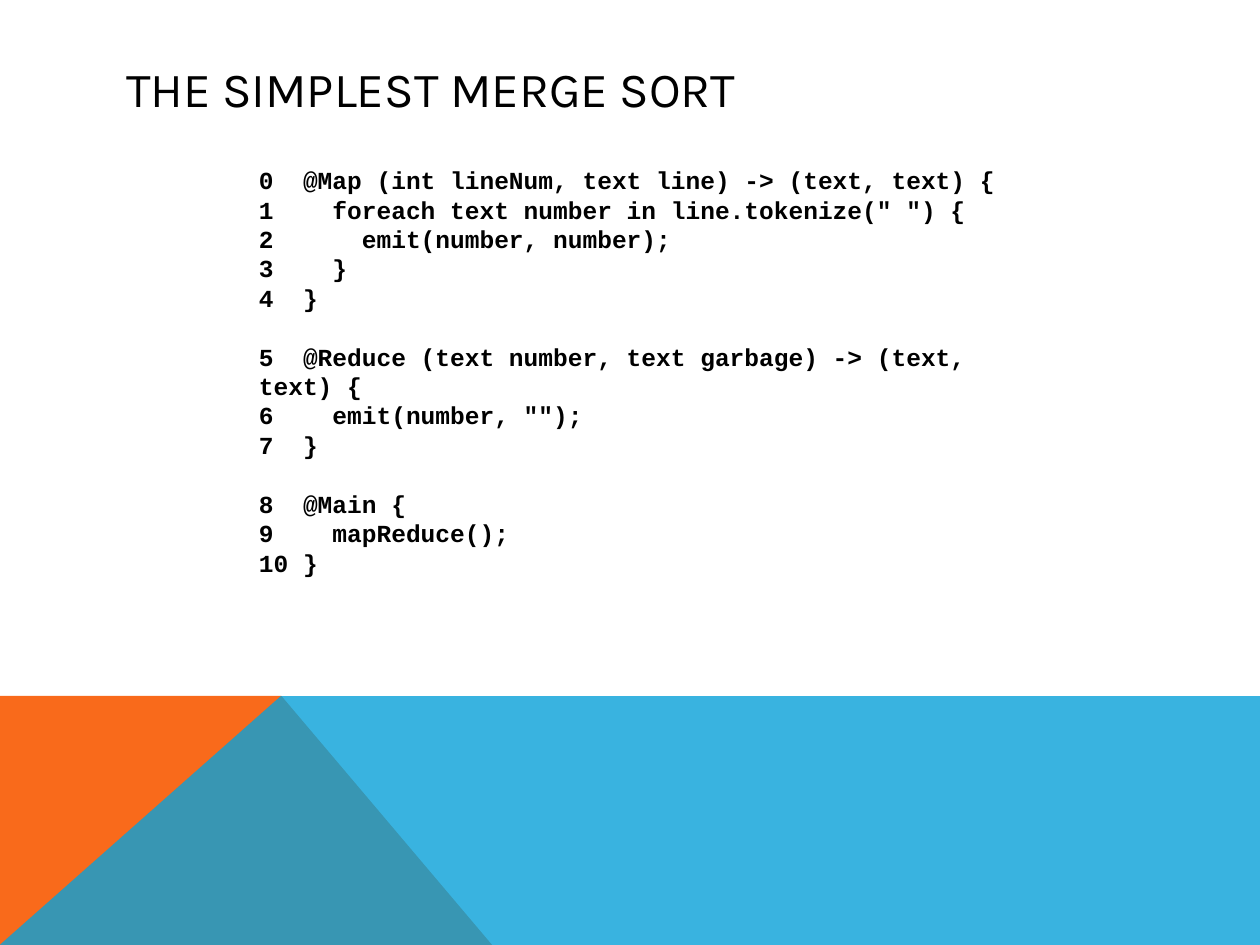
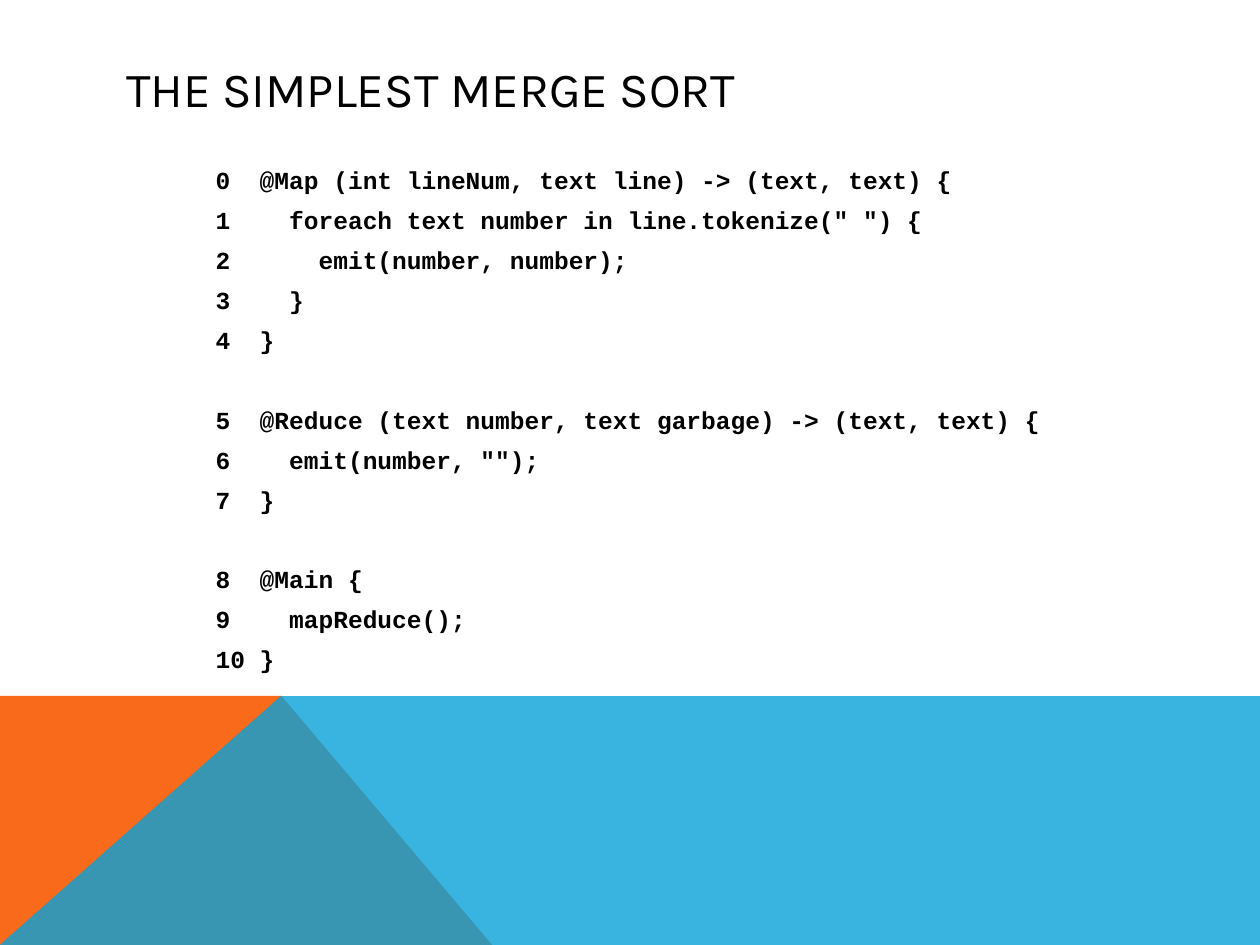
Before and after one commit to smessing/Hog, a slide deck: slide 6 of demo/demo.pptx (slide 4 before the commit). Drawn at 1260x945 pixels with LibreOffice and Linux fonts; fonts in the diff are those of the drawing. Boxes give left, top, right and bottom in pixels: in the first picture for what was removed or moved away, otherwise in the second. Text is boxed around its words. In the diff, an @@ line names an element or a change of style, - is before the commit and + after.

```diff
--- a/demo/demo.pptx
+++ b/demo/demo.pptx
@@ text "0 @Map (int lineNum, text ...": place and size @@
-text "0 @Map (int lineNum, text ..." at box(259, 171, 966, 573)
+text "0 @Map (int lineNum, text ..." at box(216, 171, 1011, 592)
@@ text "0 @Map (int lineNum, text ..." at box(216, 171, 1011, 592): more space between paragraphs @@
```
Also in this commit, not shown: 3 other slides changed, 7 slides added.
